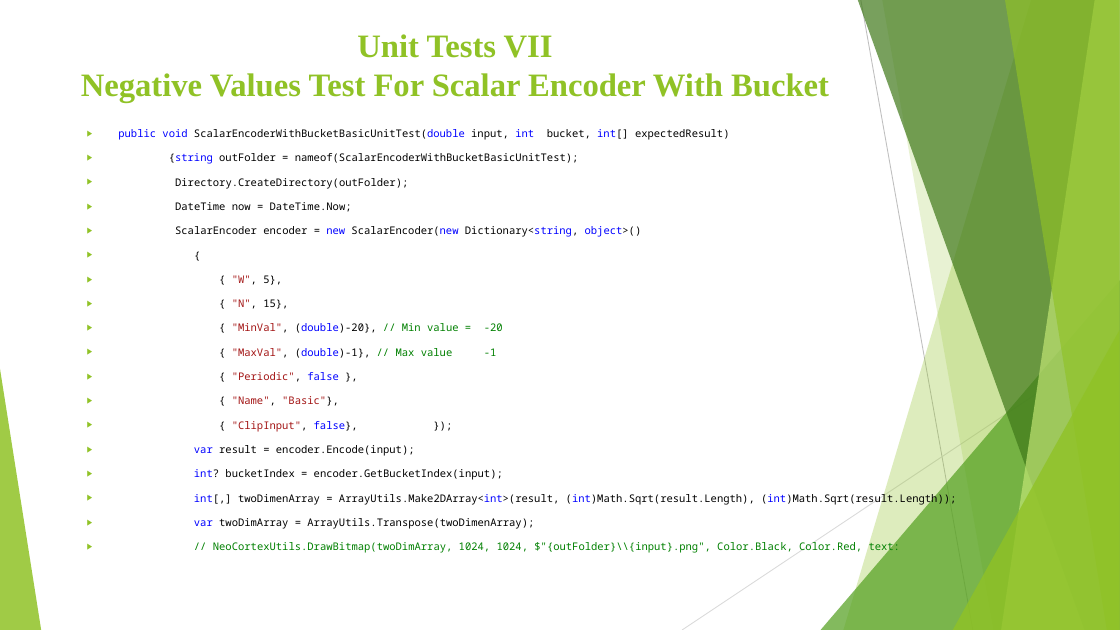
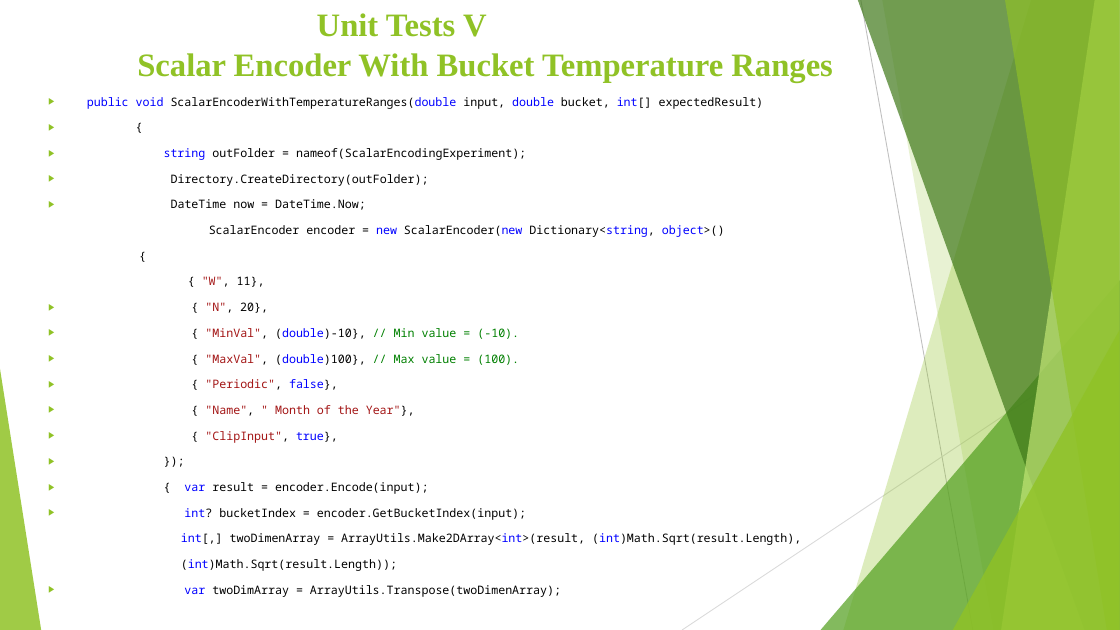
Before and after one commit to AqibJaved123/neocortexapi_Team_ScalarEncoder, a slide deck: slide 21 of source/Team_ScalarEcoder_Documentation/Scalar Encoder with Buckets (1).pptx (slide 32 before the commit). Drawn at 1120x630 pixels with LibreOffice and Linux fonts; fonts in the diff are those of the drawing. Boxes give left, top, right and bottom in pixels: in the first picture for what was removed or moved away, otherwise in the second. Text is boxed around its words. In the diff, an @@ line names an element or a change of style, - is before the commit and + after.

```diff
--- a/source/Team_ScalarEcoder_Documentation/Scalar Encoder with Buckets (1).pptx
+++ b/source/Team_ScalarEcoder_Documentation/Scalar Encoder with Buckets (1).pptx
@@ title at <box>137,13,833,82</box>: text changed @@
-Unit Tests VII
-Negative Values Test For Scalar Encoder With Bucket
+Unit Tests V
+Scalar Encoder With Bucket Temperature Ranges
@@ text "public void ScalarEncoderWithTemperatureRanges(double input, ...": place and size @@
-text "public void ScalarEncoderWithTemperatureRanges(double input, ..." at <box>118,129,956,554</box>
+text "public void ScalarEncoderWithTemperatureRanges(double input, ..." at <box>87,97,801,597</box>
@@ text at <box>87,97,764,160</box>: text changed; size 9 to 10 pt @@
-▶ public void ScalarEncoderWithBucketBasicUnitTest(double input, int bucket, int[] expectedResult)
-▶ {string outFolder = nameof(ScalarEncoderWithBucketBasicUnitTest);
+▶ public void ScalarEncoderWithTemperatureRanges(double input, double bucket, int[] expectedResult)
+▶ {
+▶ string outFolder = nameof(ScalarEncodingExperiment);
@@ text at <box>171,174,725,597</box>: size 9 to 10 pt in "Directory.CreateDirectory(outFolder);", "DateTime now = DateTime.Now;", "ScalarEncoder encoder = new ScalarEncoder(new Dictionary<str ...", "{" and 2 more places; bullet ▶ to none @@
@@ text at <box>184,276,519,494</box>: text changed; size 9 to 10 pt @@
-▶ { "W", 5},
-▶ { "N", 15},
-▶ { "MinVal", (double)-20}, // Min value = -20
-▶ { "MaxVal", (double)-1}, // Max value -1
-▶ { "Periodic", false },
-▶ { "Name", "Basic"},
-▶ { "ClipInput", false}, });
-▶ var result = encoder.Encode(input);
+{ "W", 11},
+▶ { "N", 20},
+▶ { "MinVal", (double)-10}, // Min value = (-10).
+▶ { "MaxVal", (double)100}, // Max value = (100).
+▶ { "Periodic", false},
+▶ { "Name", " Month of the Year"},
+▶ { "ClipInput", true},
+▶ });
+▶ { var result = encoder.Encode(input);
@@ text at <box>181,533,801,571</box>: text changed; size 9 to 10 pt @@
-▶ int[,] twoDimenArray = ArrayUtils.Make2DArray<int>(result, (int)Math.Sqrt(result.Length), (int)Math.Sqrt(result.Length));
+int[,] twoDimenArray = ArrayUtils.Make2DArray<int>(result, (int)Math.Sqrt(result.Length),
+(int)Math.Sqrt(result.Length));
@@ text at <box>213,541,901,554</box>: paragraph removed @@
-▶ // NeoCortexUtils.DrawBitmap(twoDimArray, 1024, 1024, $"{outFolder}\\{input}.png", Color.Black, Color.Red, text:
```
Also in this commit, not shown: 16 other slides changed, 3 slides added, 29 slides removed.
